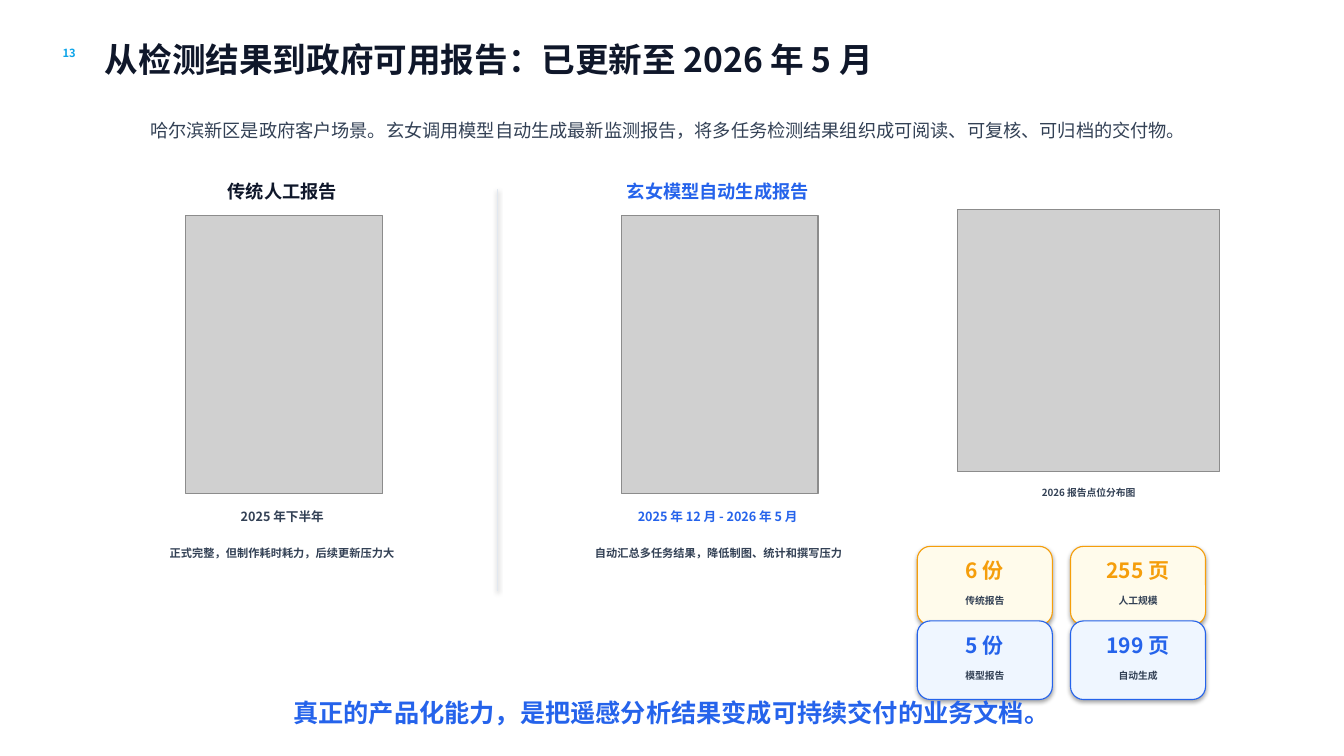
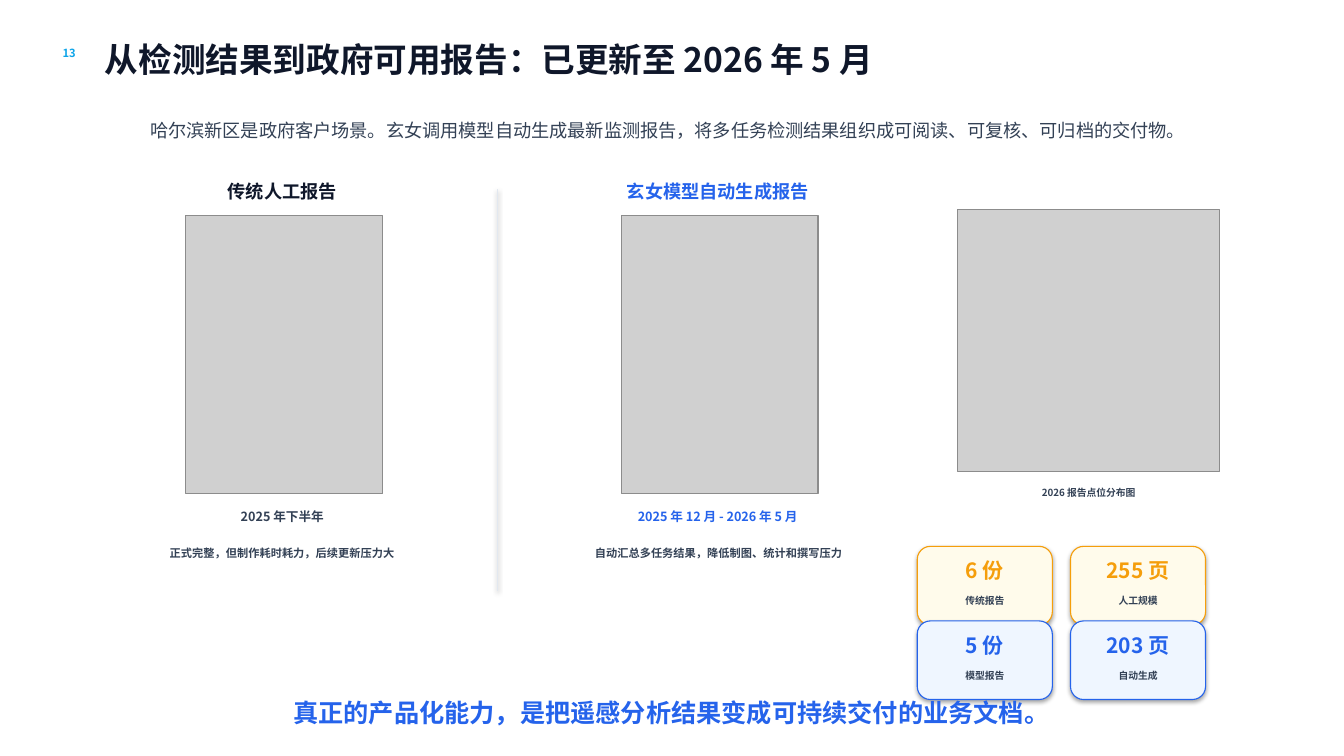
Before and after one commit to go-bananas-wwj/xuannv_embdding, a slide deck: slide 4 of docs/bp_deck/outputs/玄女科技BP_能力案例_v0.2.pptx. Drawn at 1344x756 pixels with LibreOffice and Linux fonts; fonts in the diff are those of the drawing; grey boxes stand for pictures. Boxes give left, top, right and bottom in pixels: in the first picture for what was removed or moved away, otherwise in the second. Text is boxed around its words. In the diff, an @@ line names an element or a change of style, - is before the commit and + after.

```diff
--- a/docs/bp_deck/outputs/玄女科技BP_能力案例_v0.2.pptx
+++ b/docs/bp_deck/outputs/玄女科技BP_能力案例_v0.2.pptx
@@ text at <box>1107,636,1170,655</box>: text changed @@
-199 页
+203 页
```
Also in this commit, not shown: 1 other slide changed, 4 other files.
